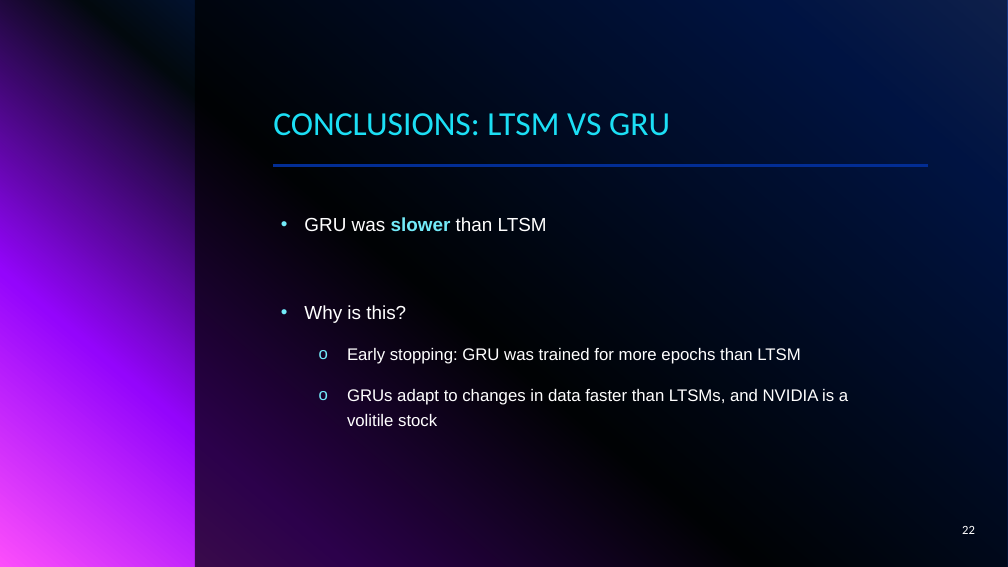
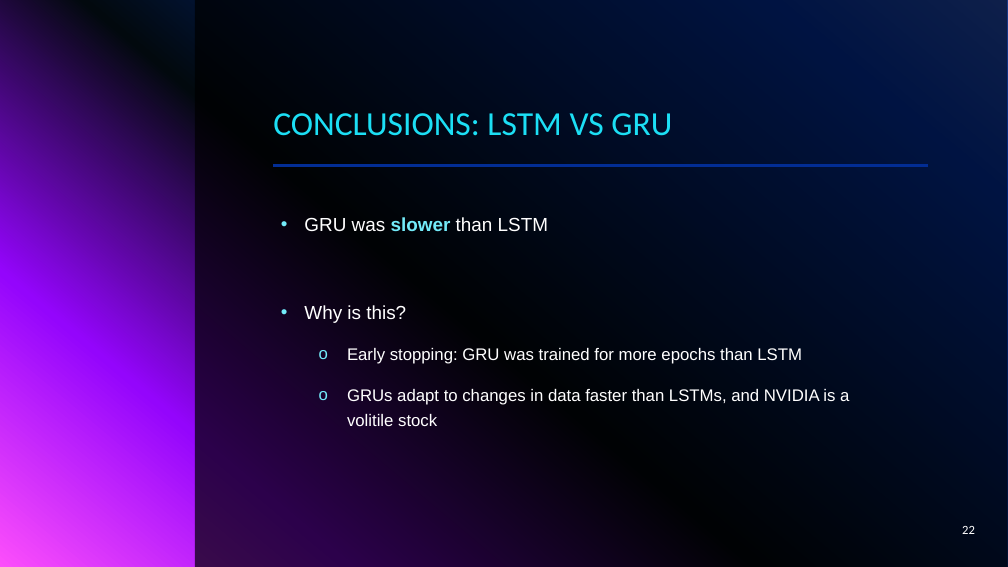
Before and after one commit to AustinCarnline/CS5393_Final, a slide deck: slide 22 of Presentation/Final Presentation.pptx. Drawn at 1008x567 pixels with LibreOffice and Linux fonts; fonts in the diff are those of the drawing; background and template pictures are left out. Boxes give left, top, right and bottom in pixels: in the first picture for what was removed or moved away, otherwise in the second. Text is boxed around its words. In the diff, an @@ line names an element or a change of style, - is before the commit and + after.

```diff
--- a/Presentation/Final Presentation.pptx
+++ b/Presentation/Final Presentation.pptx
@@ title at (x1=273, y1=113, x2=672, y2=136): text changed @@
-CONCLUSIONS: LTSM VS GRU
+CONCLUSIONS: LSTM VS GRU
@@ text at (x1=304, y1=217, x2=548, y2=232): text changed @@
-• GRU was slower than LTSM
+• GRU was slower than LSTM
@@ text at (x1=347, y1=348, x2=849, y2=426): text changed @@
-  o Early stopping: GRU was trained for more epochs than LTSM
-  o GRUs adapt to changes in data faster than LTSMs, and NVIDIA is a volitile stock
+  o Early stopping: GRU was trained for more epochs than LSTM
+  o GRUs adapt to changes in data faster than LSTMs, and NVIDIA is a volitile stock
```
Also in this commit, not shown: 7 other slides changed, 3 other files.
